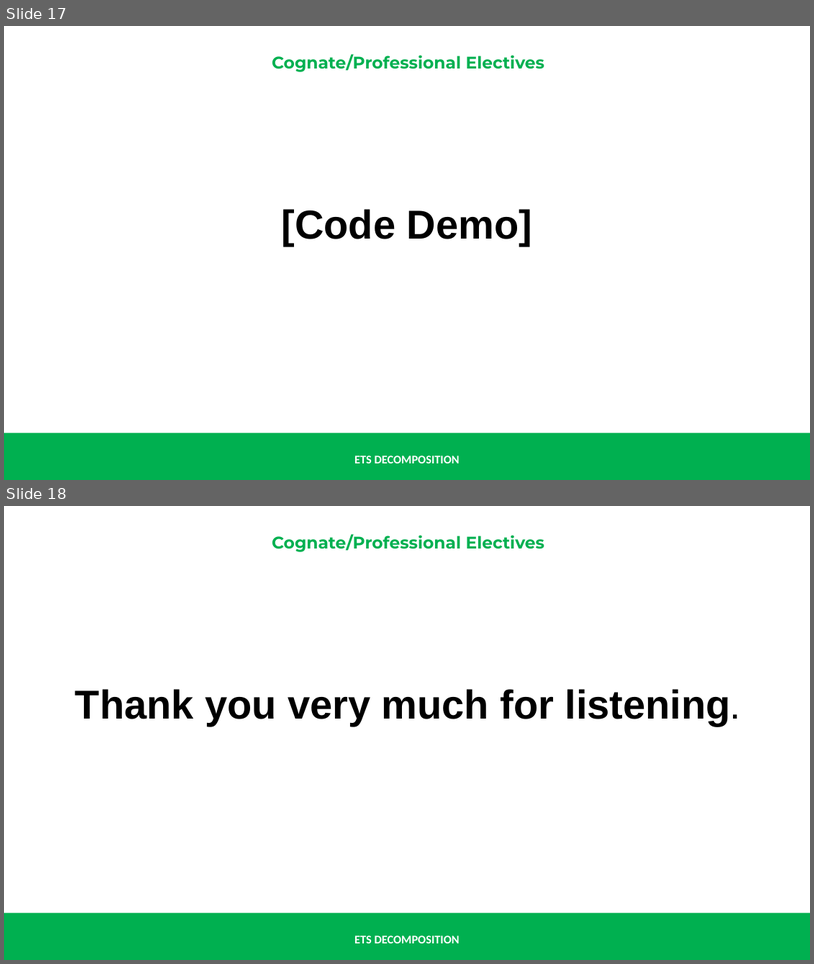
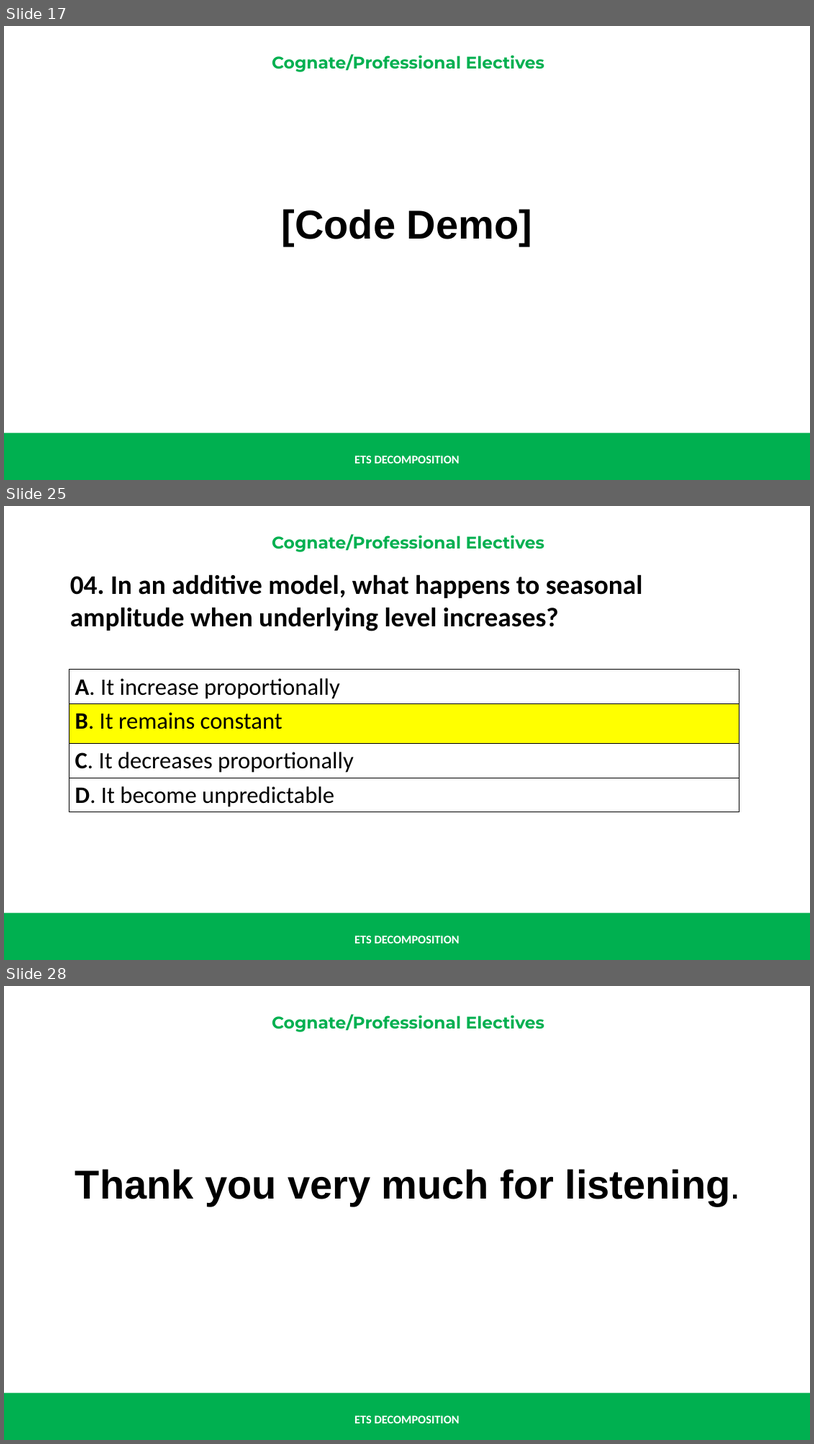
Before and after one commit to renatomaaliw3/public_files, a slide deck: CPE Electives (1 - 3)/01. Lectures Notebook/000. Presentations & Text Books/01. Presentation Slides/06.3 ETS Decomposition.pptx. Shown one above the other, each under a label of ours: slides 17 and 18 before the commit, slides 17, 25 and 28 after it; the slides between them are not shown. The pictures are 814x964 and 814x1444 pixels, drawn with LibreOffice and Linux fonts; fonts in the diff are those of the drawing. Boxes give left, top, right and bottom in pixels: in the first picture for what was removed or moved away, otherwise in the second. Text is boxed around its words. In the diff, an @@ line names an element or a change of style, - is before the commit and + after.

```diff
--- a/CPE Electives (1 - 3)/01. Lectures Notebook/000. Presentations & Text Books/01. Presentation Slides/06.3 ETS Decomposition.pptx
+++ b/CPE Electives (1 - 3)/01. Lectures Notebook/000. Presentations & Text Books/01. Presentation Slides/06.3 ETS Decomposition.pptx
@@ slide 25 added at <box>4,506,810,960</box>, background #FFFFFF; not listed: 3 template elements that a slide beside it also shows @@
@@ text added at <box>70,574,643,631</box>, 32 pt, text #000000, bold @@
+04. In an additive model, what happens to seasonal amplitude when underlying level increases?
@@ table added at <box>70,669,740,812</box>, 4 rows, 1 columns @@
+A. It increase proportionally
+B. It remains constant
+C. It decreases proportionally
+D. It become unpredictable
@@ what was slide 18 is now slide 28 @@
```
Also in this commit, not shown: 9 other slides added, 16 other files.
